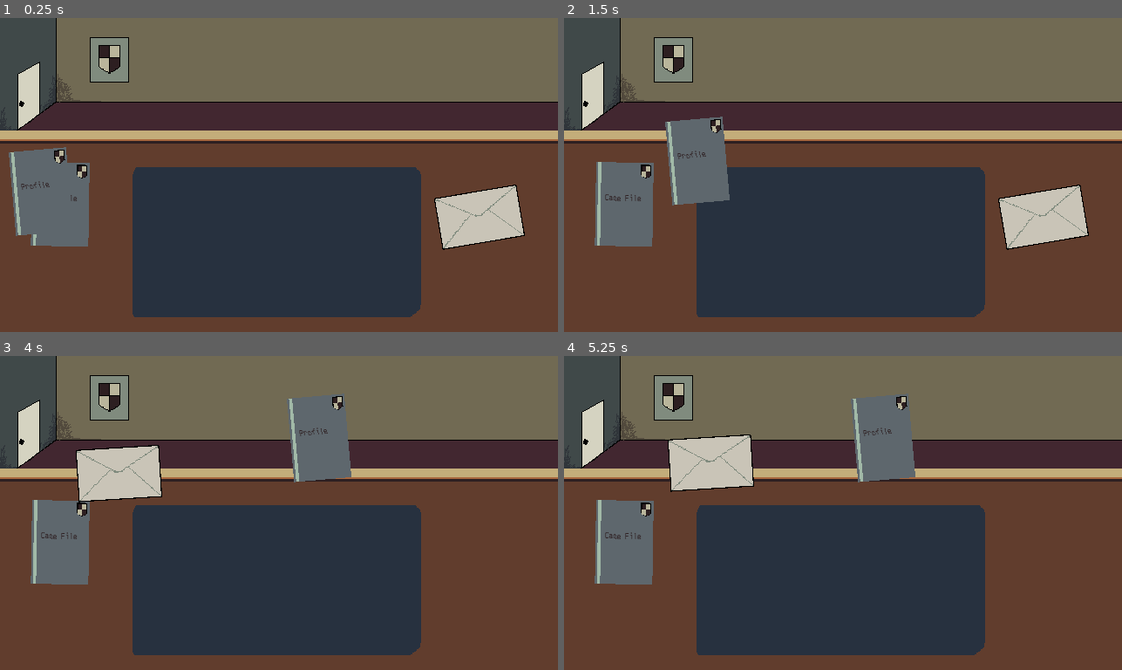
Above: before the commit, frames 1-4 (two rows, left to right).
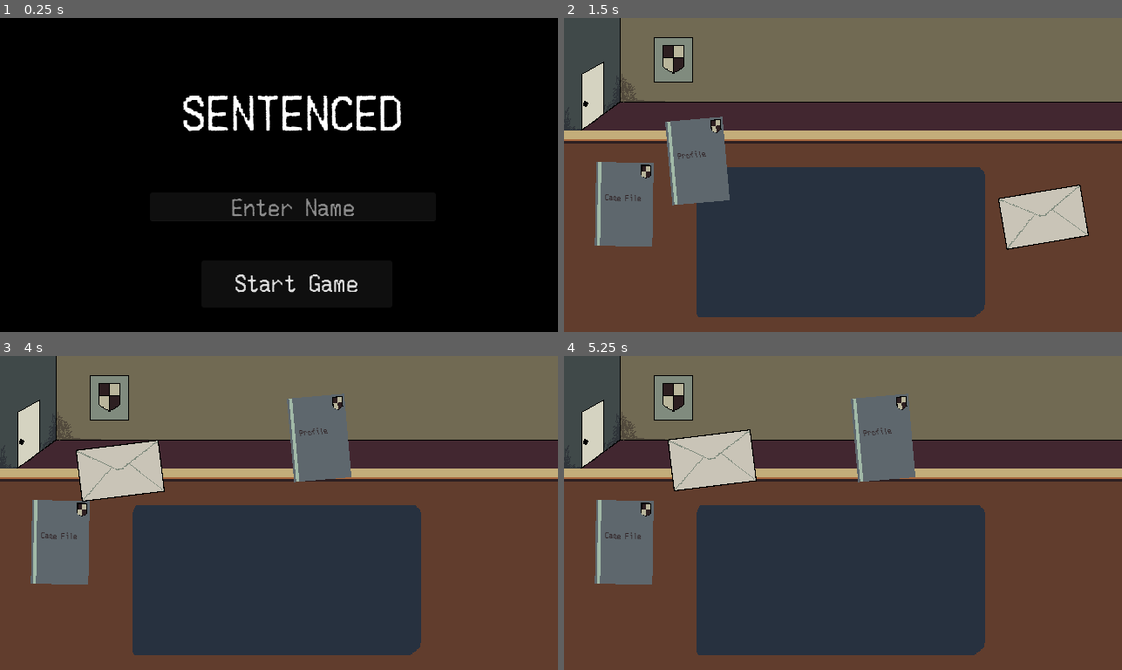
Above: after the commit, the same moments.

Repository: nanda-gopal-sb/sentenced
Game: Godot game, scene res://scenes/StartMenu.tscn
The game is run twice, just before and just after one commit, with the same random seed, the same clock (stepped at 60 frames per second) and the same inputs. Before the commit the project starts from res://scenes/ChamberScene.tscn.
Inputs (mouse positions are in pixels of both pictures, inside the frame that each line leads up to):
- Up to frame 1 (0.25 s): no input
- Up to frame 2 (1.5 s): click (859, 284) at 0.5 s, where only the run after the commit has a clickable "Start Game"; tap Enter at 1.25 s; drag from (619, 196) to (898, 105) at 1.27 s
- Up to frame 3 (4 s): tap Space at 2, 3.5 s; drag from (468, 553) to (251, 575) at 2.02 s; tap Enter at 2.75 s; move the mouse to (312, 431) at 2.77 s; click (312, 431) at 2.92 s; drag from (251, 575) to (111, 465) at 3.52 s
- Up to frame 4 (5.25 s): tap Enter at 4.25 s; move the mouse to (1010, 560) at 4.27 s; click (1010, 560) at 4.42 s; tap Space at 5 s; drag from (675, 465) to (759, 434) at 5.02 s

The runs differ from the first frame. In frame 1, 99% of the frame differs, in the area x 0-100%, y 0-100%; in frame 2, nothing differs; in frame 3, 0.6%; in frame 4, 0.6%.

Commit message:
finished with the core implementation

Diff:
--- a/assets/cases/5.json
+++ /dev/null
@@ -1,38 +0,0 @@
-[
-  {
-    "case_id": 10501,
-    "defendant_name": "Elias Vance",
-    "defendant_age": 42,
-    "defendant_profession": "Hydroponic Technician",
-    "defendant_homeState": "Veridia",
-    "charge": "P5-05: Environmental Crime (Unsanctioned Cultivation)",
-    "priority_level": 5,
-    "evidence_quality": "High",
-    "summary": "Subject apprehended by civic wardens inside Veridia Sector 4 for growing non-standard heirloom tomato variants in a decommissioned drainage pipe. The seeds used were not registered with the Ministry of Agricultural Purity. Subject claims he was merely attempting to supplement his family's synthetic protein rations.",
-    "location": "Veridia Sector 4 Hydro-Block B",
-    "date_of_crime": "140526",
-    "date_of_arrest": "140526",
-    "date_of_trial": "180526",
-    "verdict": "",
-    "sentence": "",
-    "is_guilty": true
-  },
-  {
-    "case_id": 10502,
-    "defendant_name": "Kira Cross",
-    "defendant_age": 19,
-    "defendant_profession": "Data Sorter",
-    "defendant_homeState": "Astraea",
-    "charge": "P5-06: Property Damage (Subversive Defacement)",
-    "priority_level": 5,
-    "evidence_quality": "Medium",
-    "summary": "Subject caught on low-resolution security surveillance altering a public propaganda billboard in Astraea. The digital display originally read 'The Consensus Breeds Stability.' Using a magnetic logic-splicer, the text was manipulated to read 'The Consensus Breeds Silence.' Subject claims she was fixing a terminal malfunction.",
-    "location": "Astraea Transit Terminal Hub 3",
-    "date_of_crime": "220526",
-    "date_of_arrest": "230526",
-    "date_of_trial": "250526",
-    "verdict": "",
-    "sentence": "",
-    "is_guilty": true
-  }
-]
--- a/project.godot
+++ b/project.godot
@@ -11,7 +11,7 @@
 [application]
 
 config/name="Sentenced"
-run/main_scene="uid://r4sm4k8nvc8c"
+run/main_scene="uid://6hm0nvt1l33q"
 config/features=PackedStringArray("4.6", "Mobile")
 
 [autoload]
--- a/scenes/ChamberScene.tscn
+++ b/scenes/ChamberScene.tscn
@@ -1,8 +1,7 @@
 [gd_scene format=3 uid="uid://r4sm4k8nvc8c"]
 
-[ext_resource type="Script" uid="uid://bbr2xmgj75qnl" path="res://scripts/game/ChamberScene.gd" id="1_topoe"]
 [ext_resource type="Texture2D" uid="uid://gr6aoncx7hav" path="res://assets/sprites/chamber_scene.png" id="2_556kj"]
-[ext_resource type="Script" uid="uid://bln3bialsyj20" path="res://scripts/game/Desk.gd" id="3_5k8bo"]
+[ext_resource type="Script" uid="uid://bln3bialsyj20" path="res://scripts/game/ChamberScene.gd" id="3_5k8bo"]
 [ext_resource type="Texture2D" uid="uid://dmsenbqhd8yye" path="res://assets/sprites/desk.png" id="3_b3u6c"]
 [ext_resource type="AudioStream" uid="uid://cjafg1wk8oej" path="res://assets/sounds/chamber.wav" id="5_tdh1v"]
 
@@ -13,7 +12,6 @@
 anchor_bottom = 1.0
 grow_horizontal = 2
 grow_vertical = 2
-script = ExtResource("1_topoe")
 
 [node name="ChamberRoom" type="TextureRect" parent="." unique_id=1109299106]
 layout_mode = 1
--- a/scenes/courtroom.tscn
+++ b/scenes/CourtRoom.tscn
@@ -1,9 +1,9 @@
 [gd_scene format=3 uid="uid://bwkq8h0hkau3r"]
 
-[ext_resource type="Texture2D" uid="uid://dupf63skdotyr" path="res://assets/sprites/summoncourt640360og.png" id="1_a1vcf"]
-[ext_resource type="Script" uid="uid://sfs2qpat5j0e" path="res://scripts/courtroom.gd" id="1_e1ehg"]
+[ext_resource type="Texture2D" uid="uid://dupf63skdotyr" path="res://assets/sprites/courtroom_scene.png" id="1_a1vcf"]
+[ext_resource type="Script" uid="uid://sfs2qpat5j0e" path="res://scripts/game/Courtroom.gd" id="1_e1ehg"]
 [ext_resource type="Texture2D" uid="uid://b0jo5615mqhbd" path="res://assets/sprites/young women.png" id="2_cn4mi"]
-[ext_resource type="Script" uid="uid://8chksjidj6g" path="res://scripts/game/dialouge.gd" id="3_arjnd"]
+[ext_resource type="Script" uid="uid://8chksjidj6g" path="res://scripts/components/dialouge.gd" id="3_arjnd"]
 [ext_resource type="Texture2D" uid="uid://bea0w31xc8dl4" path="res://assets/gavel/frame_0001.png" id="5_ghetg"]
 [ext_resource type="AudioStream" uid="uid://cui25ep8yspn3" path="res://assets/sounds/type.mp3" id="6_j5t0r"]
 [ext_resource type="Texture2D" uid="uid://ct2xc3aqm67j1" path="res://assets/gavel/frame_0002.png" id="6_qxxmb"]
@@ -71,7 +71,7 @@
 [ext_resource type="Texture2D" uid="uid://cnsjy7ej4rifh" path="res://assets/gavel/frame_0064.png" id="68_2r7k2"]
 [ext_resource type="Texture2D" uid="uid://8b2q5fr4ptd0" path="res://assets/gavel/frame_0065.png" id="69_2elfi"]
 [ext_resource type="Texture2D" uid="uid://6uv1w365f34m" path="res://assets/gavel/frame_0066.png" id="70_0i62n"]
-[ext_resource type="FontFile" uid="uid://dbg3y0uc8tdg7" path="res://assets/Merchant Copy.ttf" id="71_qxxmb"]
+[ext_resource type="FontFile" uid="uid://dbg3y0uc8tdg7" path="res://assets/fonts/Merchant Copy.ttf" id="71_qxxmb"]
 [ext_resource type="AudioStream" uid="uid://ci4y2qbjrx756" path="res://assets/sounds/output.mp3" id="72_4sx27"]
 [ext_resource type="AudioStream" uid="uid://c65glg3lm6if8" path="res://assets/sounds/gavel.wav" id="74_j5t0r"]
 
--- a/scenes/Game.tscn
+++ /dev/null
@@ -1,9 +0,0 @@
-[gd_scene format=3 uid="uid://dsuvva1t0pb25"]
-
-[ext_resource type="Texture2D" uid="uid://gr6aoncx7hav" path="res://assets/sprites/chamber_scene.png" id="1_ibkli"]
-
-[node name="Game" type="Node2D" unique_id=850504604]
-
-[node name="ChamberScene" type="Sprite2D" parent="." unique_id=358024034]
-position = Vector2(290, 253)
-texture = ExtResource("1_ibkli")
--- a/scenes/start_menu.tscn
+++ b/scenes/StartMenu.tscn
@@ -1,8 +1,8 @@
 [gd_scene format=3 uid="uid://6hm0nvt1l33q"]
 
-[ext_resource type="Script" uid="uid://dyd56a3elwcfv" path="res://scripts/start_menu.gd" id="1_m7x51"]
-[ext_resource type="Texture2D" uid="uid://b00g5jqv23qa7" path="res://assets/sprites/1c5be0b0e990dc94b4e2ff1dcc0747b0.jpg" id="1_ouf4f"]
-[ext_resource type="FontFile" uid="uid://dbg3y0uc8tdg7" path="res://assets/Merchant Copy.ttf" id="2_thu50"]
+[ext_resource type="Script" uid="uid://dyd56a3elwcfv" path="res://scripts/game/StartMenu.gd" id="1_m7x51"]
+[ext_resource type="Texture2D" uid="uid://b00g5jqv23qa7" path="res://assets/sprites/start_menu_background.jpg" id="1_ouf4f"]
+[ext_resource type="FontFile" uid="uid://dbg3y0uc8tdg7" path="res://assets/fonts/Merchant Copy.ttf" id="2_thu50"]
 
 [node name="StartMenu" type="Control" unique_id=1718917362]
 layout_mode = 3
--- a/scenes/components/case_file.tscn
+++ b/scenes/components/case_file.tscn
@@ -1,8 +1,8 @@
 [gd_scene format=3 uid="uid://b4uaiydi6e78d"]
 
-[ext_resource type="Script" uid="uid://c37mj3ya8slw6" path="res://scripts/game/cases_dragging.gd" id="1_7d02j"]
+[ext_resource type="Script" uid="uid://c37mj3ya8slw6" path="res://scripts/components/case_folder.gd" id="1_7d02j"]
 [ext_resource type="Texture2D" uid="uid://ryuna44lqaev" path="res://assets/sprites/folder_closed.png" id="2_2cn7k"]
-[ext_resource type="FontFile" uid="uid://dbg3y0uc8tdg7" path="res://assets/Merchant Copy.ttf" id="3_ho0yh"]
+[ext_resource type="FontFile" uid="uid://dbg3y0uc8tdg7" path="res://assets/fonts/Merchant Copy.ttf" id="3_ho0yh"]
 [ext_resource type="Texture2D" uid="uid://b37vvw5bba0n2" path="res://assets/sprites/turn_button.png" id="4_2cn7k"]
 [ext_resource type="Texture2D" uid="uid://b8uoc0ad50al5" path="res://assets/sprites/turn_left.png" id="5_lhpo0"]
 [ext_resource type="AudioStream" uid="uid://d7mtpg7nt8d8" path="res://assets/sounds/paper.wav" id="6_jm5sf"]
--- a/scenes/components/envelope_item.tscn
+++ b/scenes/components/envelope_item.tscn
@@ -1,8 +1,8 @@
 [gd_scene format=3 uid="uid://bs5ray3240okx"]
 
 [ext_resource type="Texture2D" uid="uid://cj5auv5s58cu1" path="res://assets/sprites/letter.png" id="1_t85b8"]
-[ext_resource type="Script" uid="uid://hl5ka7mvls81" path="res://scripts/game/envelop_dragging.gd" id="1_wkdig"]
-[ext_resource type="FontFile" uid="uid://dbg3y0uc8tdg7" path="res://assets/Merchant Copy.ttf" id="3_erwbc"]
+[ext_resource type="Script" uid="uid://hl5ka7mvls81" path="res://scripts/components/letter.gd" id="1_wkdig"]
+[ext_resource type="FontFile" uid="uid://dbg3y0uc8tdg7" path="res://assets/fonts/Merchant Copy.ttf" id="3_erwbc"]
 [ext_resource type="AudioStream" uid="uid://d7mtpg7nt8d8" path="res://assets/sounds/paper.wav" id="4_6vjqh"]
 
 [node name="EnvelopeItem" type="Control" unique_id=256315803]
--- a/scenes/components/profile.tscn
+++ b/scenes/components/profile.tscn
@@ -1,8 +1,8 @@
 [gd_scene format=3 uid="uid://dv7b3r8t2oawf"]
 
-[ext_resource type="Script" uid="uid://doo0c350n73ln" path="res://scripts/profile.gd" id="1_httev"]
+[ext_resource type="Script" uid="uid://doo0c350n73ln" path="res://scripts/components/profile.gd" id="1_httev"]
 [ext_resource type="Texture2D" uid="uid://ryuna44lqaev" path="res://assets/sprites/folder_closed.png" id="2_bqjnx"]
-[ext_resource type="FontFile" uid="uid://dbg3y0uc8tdg7" path="res://assets/Merchant Copy.ttf" id="3_lbu52"]
+[ext_resource type="FontFile" uid="uid://dbg3y0uc8tdg7" path="res://assets/fonts/Merchant Copy.ttf" id="3_lbu52"]
 [ext_resource type="Texture2D" uid="uid://b37vvw5bba0n2" path="res://assets/sprites/turn_button.png" id="4_5ar2q"]
 [ext_resource type="Texture2D" uid="uid://b8uoc0ad50al5" path="res://assets/sprites/turn_left.png" id="5_ke1s4"]
 [ext_resource type="AudioStream" uid="uid://d7mtpg7nt8d8" path="res://assets/sounds/paper.wav" id="6_0smdk"]
--- a/scenes/summon_court_scene.tscn
+++ /dev/null
@@ -1,17 +0,0 @@
-[gd_scene format=3 uid="uid://ca65413vfwpdp"]
-
-[ext_resource type="Texture2D" uid="uid://dupf63skdotyr" path="res://assets/sprites/summoncourt640360og.png" id="1_t4qvh"]
-
-[node name="SummonCourtScene" type="Control" unique_id=1208732613]
-layout_mode = 3
-anchors_preset = 15
-anchor_right = 1.0
-anchor_bottom = 1.0
-grow_horizontal = 2
-grow_vertical = 2
-
-[node name="background" type="TextureRect" parent="." unique_id=750643385]
-layout_mode = 0
-offset_right = 40.0
-offset_bottom = 40.0
-texture = ExtResource("1_t4qvh")
--- a/scripts/Case.gd
+++ /dev/null
@@ -1,93 +0,0 @@
-class_name Case
-extends RefCounted
-
-var case_id: int
-var defendant_name: String
-var defendant_age: int
-var defendant_profession: String
-var defendant_homeState: GameEnums.HomeState
-var charge: String
-var priority_level: int
-var evidence_quality: GameEnums.Evidence_Quality
-var summary: String
-var location: String
-var date_of_crime: String
-var date_of_arrest: String
-var date_of_trial: String
-var verdict: String # DDMMYY
-var sentence: String # DDMMYY
-var is_guilty: bool
-
-
-func _init(p_case_id: int = 0, p_defendant_name: String = "", p_defendant_age: int = 0,
-			p_defendant_profession: String = "", p_defendant_homeState:
-			GameEnums.HomeState = GameEnums.HomeState.Solis, p_charge: String = "",
-			p_priority_level: int = 0, p_evidence_quality: GameEnums.Evidence_Quality = GameEnums.Evidence_Quality.LOW,
-			p_summary: String = "", p_location: String = "", p_date_of_crime: String = "", p_date_of_arrest: String = "",
-			p_date_of_trial: String = "", p_verdict: String = "", p_sentence: String = "", p_is_guilty: bool = false):
-	self.case_id = p_case_id
-	self.defendant_name = p_defendant_name
-	self.defendant_age = p_defendant_age
-	self.defendant_profession = p_defendant_profession
-	self.defendant_homeState = p_defendant_homeState
-	self.charge = p_charge
-	self.priority_level = p_priority_level
-	self.evidence_quality = p_evidence_quality
-	self.summary = p_summary
-	self.location = p_location
-	self.date_of_crime = p_date_of_crime
-	self.date_of_arrest = p_date_of_arrest
-	self.date_of_trial = p_date_of_trial
-	self.verdict = p_verdict
-	self.sentence = p_sentence
-	self.is_guilty = p_is_guilty
-
-
-static func getCase(priority: int) -> Case:
-	var file_path = "res://assets/cases/" + str(priority) + ".json"
-
-	if not FileAccess.file_exists(file_path):
-		print("Error: Case file not found at ", file_path)
-		return null
-
-	var json_string = FileAccess.get_file_as_string(file_path)
-	var json = JSON.new()
-	var error = json.parse(json_string)
-
-	if error == OK:
-		var cases_array: Array = json.data as Array
-		if cases_array.is_empty():
-			return null
-
-		var selected_case: Dictionary = cases_array[randi_range(0, cases_array.size() - 1)]
-		var char_obj = Case.new()
-
-		for key in selected_case.keys():
-			if key in char_obj:
-				if key == "defendant_homeState":
-					char_obj.defendant_homeState = _map_string_to_homestate(selected_case[key])
-				elif key == "evidence_quality":
-					char_obj.evidence_quality = _map_string_to_evidence(selected_case[key])
-				else:
-					char_obj.set(key, selected_case[key])
-
-		return char_obj
-	else:
-		print("JSON Parse Error: ", json.get_error_message())
-		return null
-
-static func _map_string_to_homestate(state_str: String) -> GameEnums.HomeState:
-	match state_str:
-		"Solis": return GameEnums.HomeState.Solis
-		"Veridia": return GameEnums.HomeState.Veridia
-		"Astraea": return GameEnums.HomeState.Astraea
-		"Meridiana": return GameEnums.HomeState.Meridiana
-		"Oros": return GameEnums.HomeState.Oros
-	return GameEnums.HomeState.Solis # Fallback
-
-static func _map_string_to_evidence(ev_str: String) -> GameEnums.Evidence_Quality:
-	match ev_str.to_upper():
-		"LOW": return GameEnums.Evidence_Quality.LOW
-		"MEDIUM": return GameEnums.Evidence_Quality.MEDIUM
-		"HIGH": return GameEnums.Evidence_Quality.HIGH
-	return GameEnums.Evidence_Quality.LOW # Fallback
--- a/scripts/game/cases_dragging.gd
+++ b/scripts/components/case_folder.gd
@@ -1,4 +1,3 @@
-# CaseFolder.gd
 extends Control
 
 const TEXTURE_CLOSED = preload("res://assets/sprites/folder_closed.png")
@@ -26,11 +25,9 @@
 var is_dragging: bool = false
 var drag_offset: Vector2 = Vector2.ZERO
 
-# Tracks whether the folder is currently resting/open over the middle zone
 var is_inside_zone: bool = false
 
 func _ready() -> void:
-	# Load pages dynamically from GameManager's current case file array
 	if GameManager.current_case.has("case_file"):
 		folder_pages = GameManager.current_case["case_file"]
 
@@ -68,7 +65,6 @@
 
 func play_paper_sound() -> void:
 	if paper_sound_player:
-		# Pitch variation makes entering and leaving sound slightly distinct
 		paper_sound_player.pitch_scale = randf_range(0.9, 1.1)
 		paper_sound_player.play()
 
@@ -82,7 +78,6 @@
 	var overlap_area = intersection_rect.get_area()
 
 	if overlap_area >= (my_area * 0.5):
-		# Played when entering the zone onto the middle desk area
 		if not is_inside_zone:
 			play_paper_sound()
 			is_inside_zone = true
@@ -96,7 +91,6 @@
 			case_label.visible = false
 			page_turn_btn.visible = true
 	else:
-		# Played when dragged away from the middle desk zone
 		if is_inside_zone:
 			play_paper_sound()
 			is_inside_zone = false
@@ -165,4 +159,4 @@
 	await get_tree().create_timer(2.0).timeout
 
 	# Transition to courtroom to try the current_case (which is now Case N+1)
-	get_tree().change_scene_to_file("res://scenes/courtroom.tscn")
+	get_tree().change_scene_to_file("res://scenes/CourtRoom.tscn")
--- a/scripts/enums.gd
+++ /dev/null
@@ -1,14 +0,0 @@
-
-class_name GameEnums
-enum Evidence_Quality {
-    LOW,
-    MEDIUM,
-    HIGH
-}
-enum HomeState{
-    Solis,
-    Veridia,
-    Astraea,
-    Meridiana,
-    Oros
-}
--- a/scripts/game/ChamberScene.gd
+++ b/scripts/game/ChamberScene.gd
@@ -1,15 +1,60 @@
-extends Node
+# Desk.gd
+extends Control
 
-var current_case: Case = null
+const ENVELOPE_SCENE = preload("res://scenes/components/envelope_item.tscn")
+const CASE_FILE_SCENE = preload("res://scenes/components/case_file.tscn")
+const PROFILE_CARD_SCENE = preload("res://scenes/components/profile.tscn")
+@onready var right_zone = $LayoutGuild/RightZone
+@onready var left_zone = $LayoutGuild/LeftZone
+
+func _ready() -> void:
+	# 1. Spawn current active case file (Next Case)
+	spawn_case_files()
+	spawn_profile_card()
+	# 2. If returning from courtroom, spawn letters for the PREVIOUS case just judged
+	if GameManager.last_chosen_verdict != "":
+		var govt_letter = GameManager.get_govt_letter()
+		var family_letter = GameManager.get_family_letter()
+
+		spawn_letter_on_desk(govt_letter)
+		spawn_letter_on_desk(family_letter)
+	else:
+		# Initial game start briefing letter
+		spawn_letter_on_desk("To the Hon. Presiding Judge,\n\nWelcome to your chamber. Review the case dossier carefully before summoning the court.\n\nFrom: The High Ministry")
 
 
-func _ready() -> void:
-	load_new_case_by_priority(5)
+func spawn_profile_card() -> void:
+	var profile = PROFILE_CARD_SCENE.instantiate()
+	add_child(profile)
 
+	# Position it near top corner or left zone
+	var zone_pos = left_zone.global_position
+	profile.global_position = Vector2(zone_pos.x + 10.0, zone_pos.y + 10.0)
+	profile.rotation_degrees = -5.0
 
-func load_new_case_by_priority(priority: int) -> void:
-	current_case = Case.getCase(priority)
-	if current_case != null:
-		print("Successfully loaded case ID: ", current_case.defendant_name)
-	else:
-		print("Failed to populate case file.")
+func spawn_letter_on_desk(content: String) -> void:
+	var new_letter = ENVELOPE_SCENE.instantiate()
+	new_letter.letter_content = content
+	add_child(new_letter)
+
+	var zone_pos = right_zone.global_position
+	var zone_size = right_zone.size
+
+	var random_x = zone_pos.x + (zone_size.x * 0.15) + randf_range(-15.0, 15.0)
+	var random_y = zone_pos.y + (zone_size.y * 0.2) + randf_range(-20.0, 20.0)
+
+	new_letter.global_position = Vector2(random_x, random_y)
+	new_letter.rotation_degrees = randf_range(-12.0, 12.0)
+
+func spawn_case_files() -> void:
+	var new_case = CASE_FILE_SCENE.instantiate()
+	add_child(new_case)
+
+	var zone_pos = left_zone.global_position
+	var zone_size = left_zone.size
+
+	var random_x = zone_pos.x + (zone_size.x * 0.2) + randf_range(-10.0, 10.0)
+	var random_y = zone_pos.y + (zone_size.y * 0.15) + randf_range(-15.0, 15.0)
+
+	new_case.global_position = Vector2(random_x, random_y)
+	new_case.rotation_degrees = randf_range(-5.0, 5.0)
--- a/scripts/game/Desk.gd
+++ /dev/null
@@ -1,60 +0,0 @@
-# Desk.gd
-extends Control
-
-const ENVELOPE_SCENE = preload("res://scenes/components/envelope_item.tscn")
-const CASE_FILE_SCENE = preload("res://scenes/components/case_file.tscn")
-const PROFILE_CARD_SCENE = preload("res://scenes/components/profile.tscn")
-@onready var right_zone = $LayoutGuild/RightZone
-@onready var left_zone = $LayoutGuild/LeftZone
-
-func _ready() -> void:
-	# 1. Spawn current active case file (Next Case)
-	spawn_case_files()
-	spawn_profile_card()
-	# 2. If returning from courtroom, spawn letters for the PREVIOUS case just judged
-	if GameManager.last_chosen_verdict != "":
-		var govt_letter = GameManager.get_govt_letter()
-		var family_letter = GameManager.get_family_letter()
-
-		spawn_letter_on_desk(govt_letter)
-		spawn_letter_on_desk(family_letter)
-	else:
-		# Initial game start briefing letter
-		spawn_letter_on_desk("To the Hon. Presiding Judge,\n\nWelcome to your chamber. Review the case dossier carefully before summoning the court.\n\nFrom: The High Ministry")
-
-
-func spawn_profile_card() -> void:
-	var profile = PROFILE_CARD_SCENE.instantiate()
-	add_child(profile)
-
-	# Position it near top corner or left zone
-	var zone_pos = left_zone.global_position
-	profile.global_position = Vector2(zone_pos.x + 10.0, zone_pos.y + 10.0)
-	profile.rotation_degrees = -5.0
-
-func spawn_letter_on_desk(content: String) -> void:
-	var new_letter = ENVELOPE_SCENE.instantiate()
-	new_letter.letter_content = content
-	add_child(new_letter)
-
-	var zone_pos = right_zone.global_position
-	var zone_size = right_zone.size
-
-	var random_x = zone_pos.x + (zone_size.x * 0.15) + randf_range(-15.0, 15.0)
-	var random_y = zone_pos.y + (zone_size.y * 0.2) + randf_range(-20.0, 20.0)
-
-	new_letter.global_position = Vector2(random_x, random_y)
-	new_letter.rotation_degrees = randf_range(-12.0, 12.0)
-
-func spawn_case_files() -> void:
-	var new_case = CASE_FILE_SCENE.instantiate()
-	add_child(new_case)
-
-	var zone_pos = left_zone.global_position
-	var zone_size = left_zone.size
-
-	var random_x = zone_pos.x + (zone_size.x * 0.2) + randf_range(-10.0, 10.0)
-	var random_y = zone_pos.y + (zone_size.y * 0.15) + randf_range(-15.0, 15.0)
-
-	new_case.global_position = Vector2(random_x, random_y)
-	new_case.rotation_degrees = randf_range(-5.0, 5.0)
--- a/scripts/GameManager.gd
+++ b/scripts/game/GameManager.gd
@@ -14,7 +14,7 @@
 const LEVEL_THRESHOLDS: Array[int] = [0, 300, 850, 1700, 3200, 5200]
 
 func _ready() -> void:
-	load_cases_from_json("res://data/data.json")
+	load_cases_from_json("res://assets/data/data.json")
 	if cases_data.size() > 0:
 		set_current_case(0)
 
Renamed: data/data.json -> assets/data/data.json
Renamed: assets/Merchant Copy.ttf -> assets/fonts/Merchant Copy.ttf
Not shown, changed: assets/fonts/Merchant Copy.ttf.import
Not shown, removed: assets/sprites/1c5be0b0e990dc94b4e2ff1dcc0747b0.jpg.import
Binary file removed: assets/sprites/Contemplative Woman in Throne Chair.png
Not shown, removed: assets/sprites/Contemplative Woman in Throne Chair.png.import
Binary file removed: assets/sprites/Sad Chibi Woman in Armchair.png
Binary file removed: assets/sprites/Sad Pixel-Art Man on Armchair.png
Not shown, removed: assets/sprites/Sad Pixel-Art Man on Armchair.png.import
Binary file removed: assets/sprites/Worried Elderly Man in Armchair.png
Not shown, removed: assets/sprites/Worried Elderly Man in Armchair.png.import
Binary file removed: assets/sprites/Worried Elderly Woman in Armchair.png
(and 25 more such lines)
